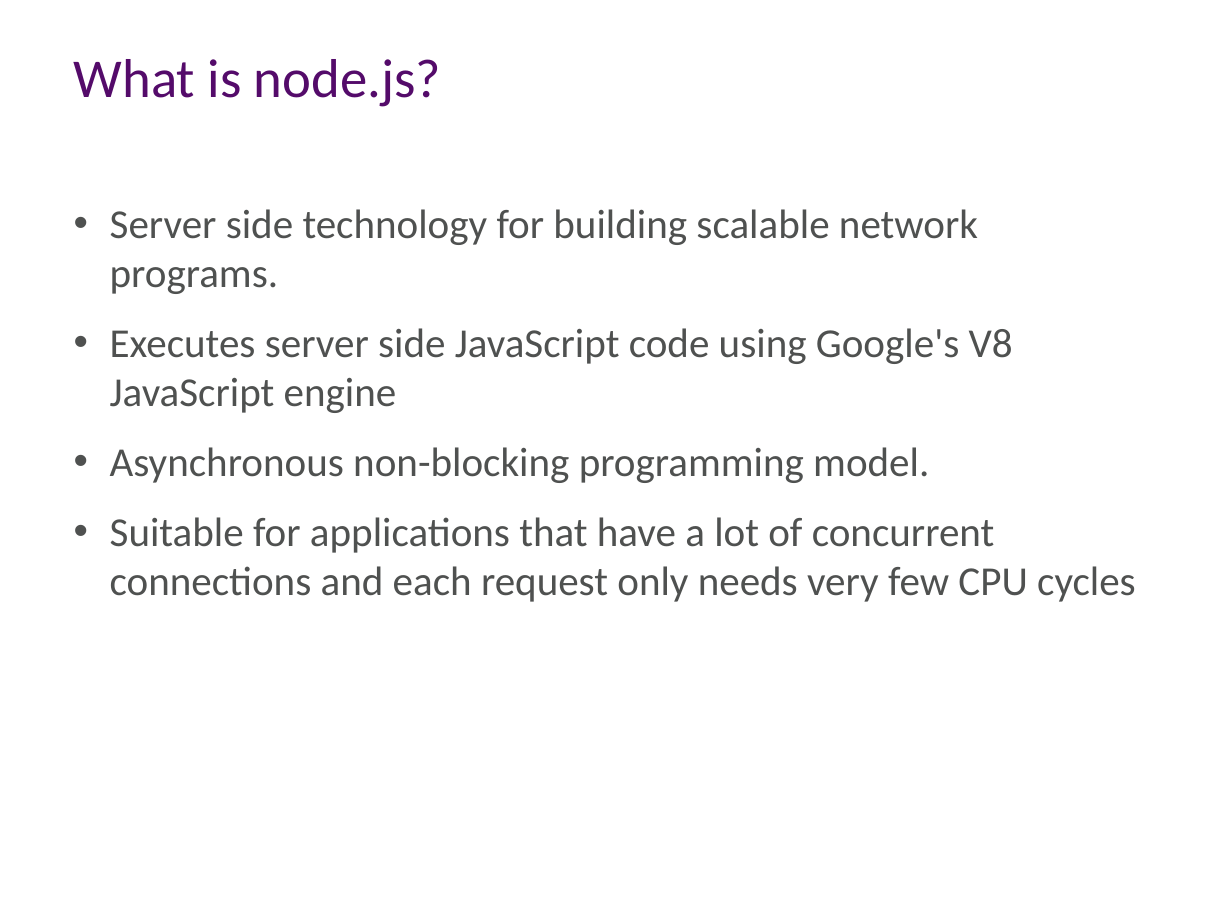
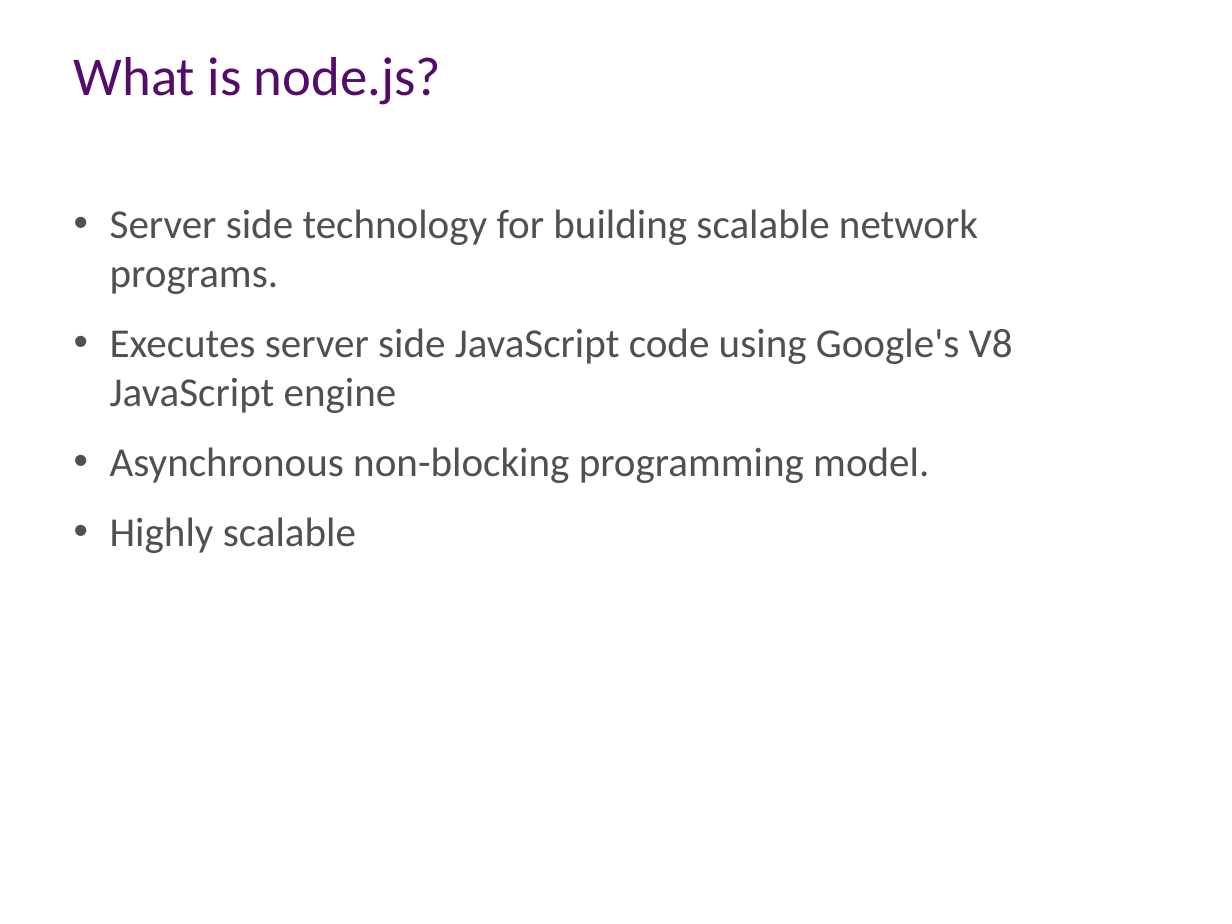
Before and after one commit to aidancasey/AzureNodeChatClient, a slide deck: slide 4 of presentation/Building Node.js Applications on Windows Azure.pptx. Drawn at 1232x924 pixels with LibreOffice and Linux fonts; fonts in the diff are those of the drawing; background and template pictures are left out. Boxes give left, top, right and bottom in pixels: in the first picture for what was removed or moved away, otherwise in the second. Text is boxed around its words. In the diff, an @@ line names an element or a change of style, - is before the commit and + after.

```diff
--- a/presentation/Building Node.js Applications on Windows Azure.pptx
+++ b/presentation/Building Node.js Applications on Windows Azure.pptx
@@ text at (110,517,356,553): text changed @@
-• Suitable for applications that have a lot of concurrent connections and each request only needs very few CPU cycles
+• Highly scalable
```
Also in this commit, not shown: 6 other slides changed, 1 other file.
